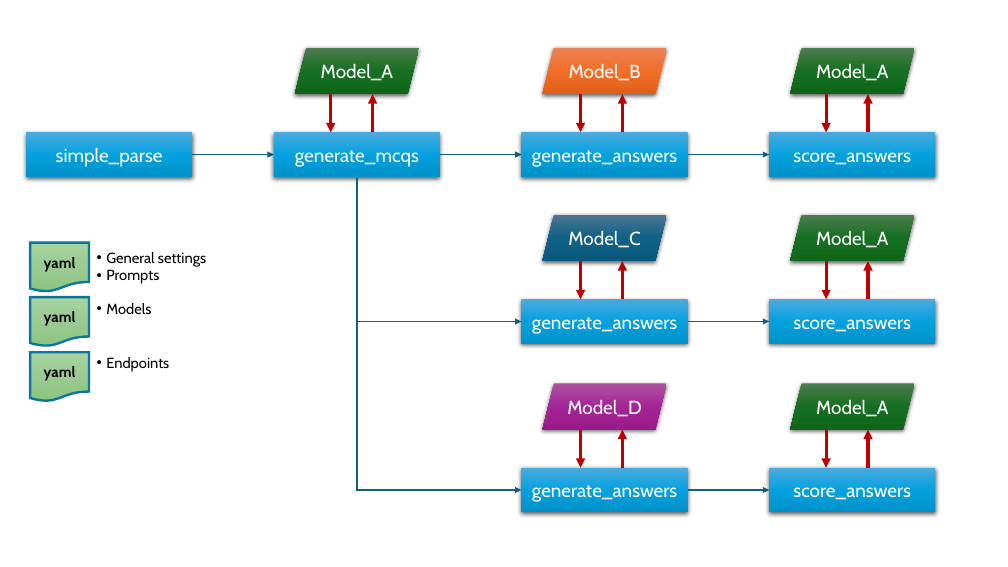
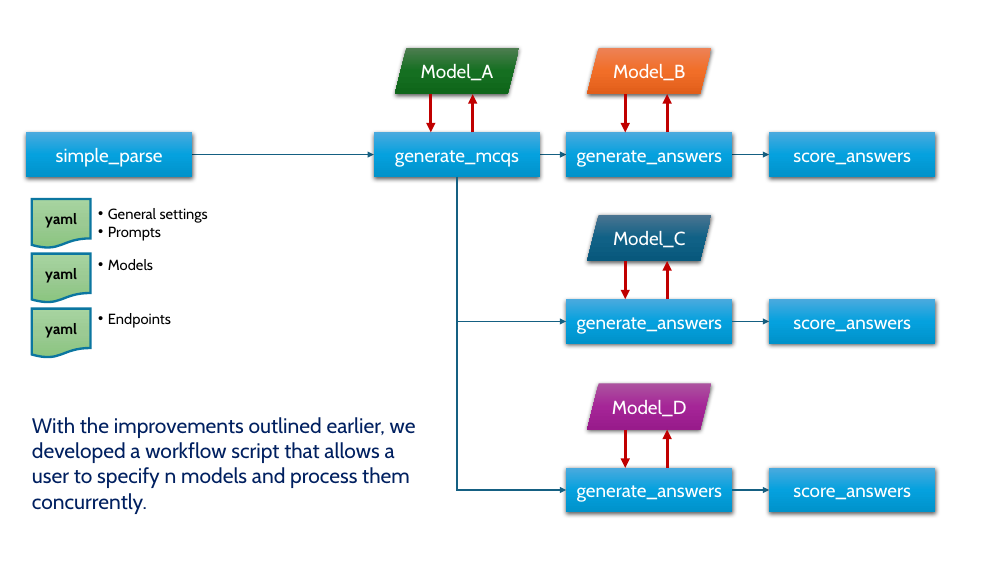
Before and after one commit to auroraGPT-ANL/MCQ-and-SFT-code, a slide deck: slide 4 of MCQ-Pipeline-25June2025.pptx (slide 3 before the commit). Drawn at 1008x567 pixels with LibreOffice and Linux fonts; fonts in the diff are those of the drawing. Boxes give left, top, right and bottom in pixels: in the first picture for what was removed or moved away, otherwise in the second. Text is boxed around its words. In the diff, an @@ line names an element or a change of style, - is before the commit and + after.

```diff
--- a/MCQ-Pipeline-25June2025.pptx
+++ b/MCQ-Pipeline-25June2025.pptx
@@ parallelogram removed at box(790, 48, 914, 95) @@
-Model_A
@@ 2 arrows, 1 parallelogram, 1 rectangle: place and size @@
-2 arrows, 1 parallelogram, 1 rectangle at box(274, 48, 440, 177)
+2 arrows, 1 parallelogram, 1 rectangle at box(374, 48, 540, 177)
@@ arrow removed from (827, 95) to (827, 132) @@
@@ arrow removed from (868, 132) to (868, 95) @@
@@ arrow moved from (192, 154) - (274, 154) to (192, 154) - (374, 154) @@
@@ elbow arrow moved from (357, 177) - (522, 490) to (457, 177) - (566, 490) @@
@@ elbow arrow moved from (357, 177) - (522, 321) to (457, 177) - (566, 321) @@
@@ arrow moved from (440, 154) - (522, 154) to (540, 154) - (566, 154) @@
@@ arrow moved from (688, 154) - (769, 154) to (733, 154) - (769, 154) @@
@@ parallelogram removed at box(790, 215, 914, 261) @@
-Model_A
@@ arrow removed from (827, 261) to (827, 299) @@
@@ arrow removed from (868, 299) to (868, 261) @@
@@ 3 flow chart documents, 3 texts: place and size @@
-3 flow chart documents, 3 texts at box(30, 243, 206, 402)
+3 flow chart documents, 3 texts at box(32, 199, 208, 358)
@@ arrow moved from (688, 321) - (769, 321) to (733, 321) - (769, 321) @@
@@ parallelogram removed at box(790, 383, 914, 430) @@
-Model_A
@@ text added at box(32, 417, 416, 514), 20 pt, text #002060 @@
+With the improvements outlined earlier, we developed a workflow script that allows a user to specify n models and process them concurrently.
@@ 6 arrows, 3 rectangles, 3 parallelograms: place and size @@
-6 arrows, 3 rectangles, 3 parallelograms at box(522, 48, 688, 513)
+6 arrows, 3 rectangles, 3 parallelograms at box(566, 48, 733, 513)
@@ arrow removed from (827, 430) to (827, 468) @@
@@ arrow removed from (868, 468) to (868, 430) @@
@@ arrow moved from (688, 490) - (769, 490) to (733, 490) - (769, 490) @@
```
Also in this commit, not shown: 2 other slides changed, 2 slides added, 1 slide removed.
